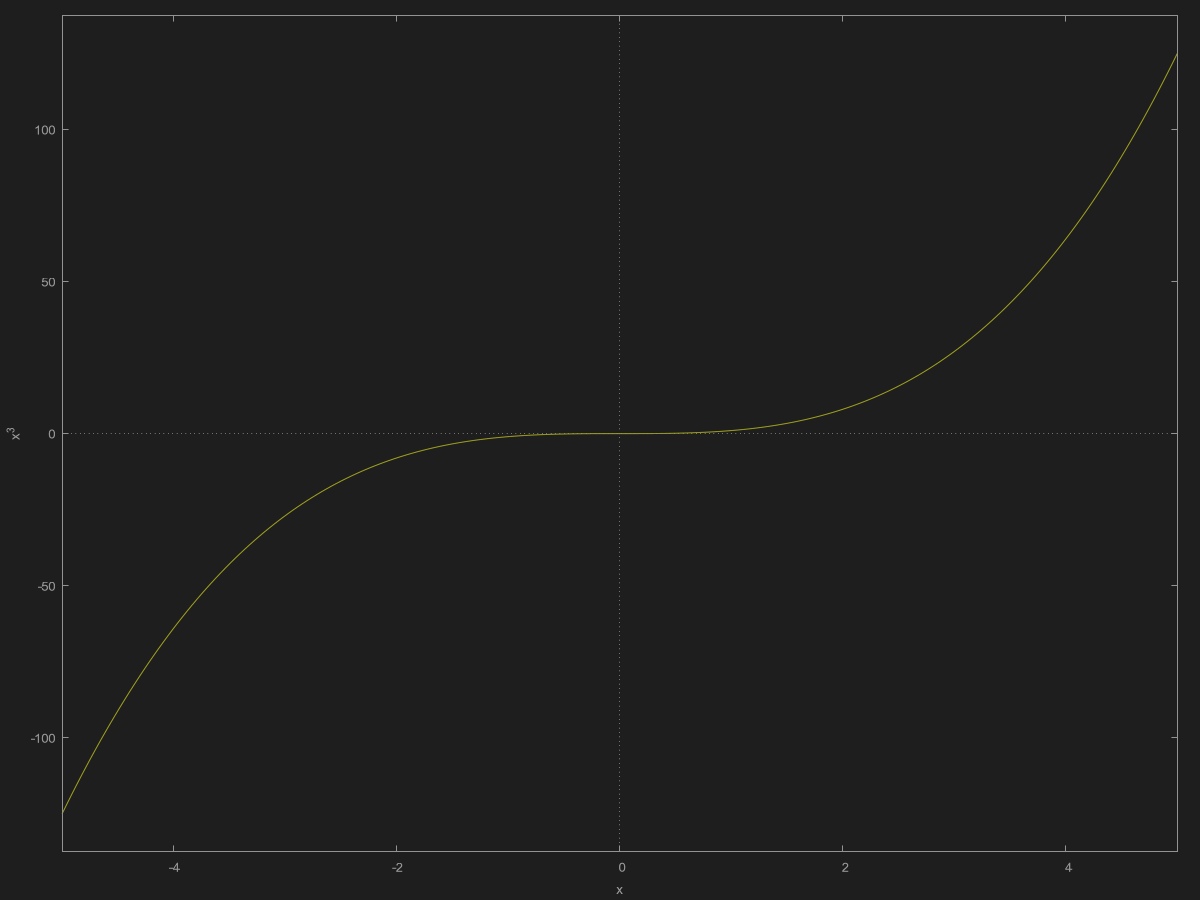
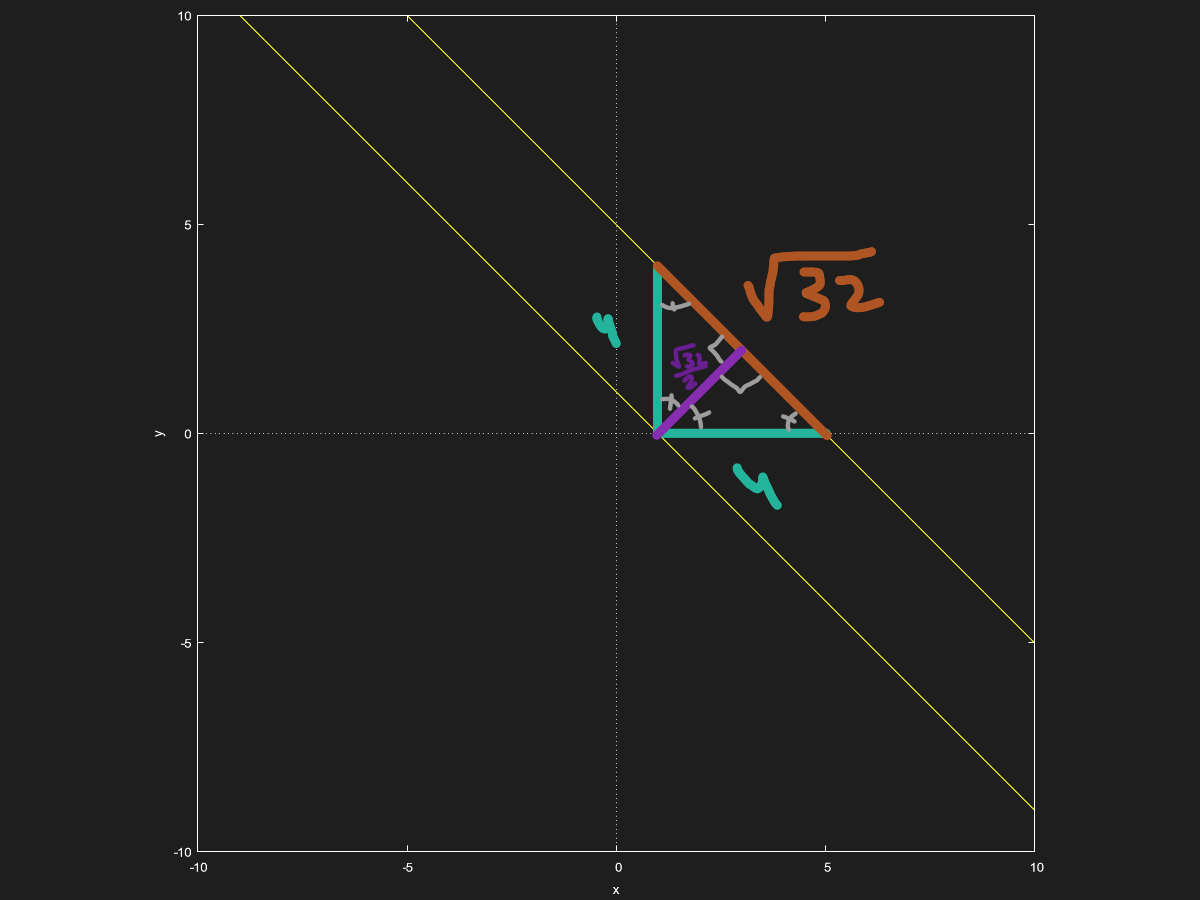
Revision of a layered 1200×900 image; what changed, layer by layer:
added layer "Paint Layer 6" in group "Group 1" over [left=640, top=256, right=832, bottom=448]
added layer "Paint Layer 5" in group "Group 1" over [left=640, top=320, right=768, bottom=448]
added layer "Paint Layer 4" in group "Group 1" over [left=576, top=192, right=896, bottom=512]
added layer "Paint Layer 4 (pasted)" (1st of 2, in "Group 2" › "Group 1") in group "Group 1" over [left=6, top=11, right=1178, bottom=894]
added layer "Paint Layer 4 (pasted)" (2nd of 2, in "Group 2" › "Group 1") in group "Group 1" over [left=6, top=11, right=1178, bottom=894]
painted on "Paint Layer 1 (pasted)" over [left=6, top=11, right=1178, bottom=894]
